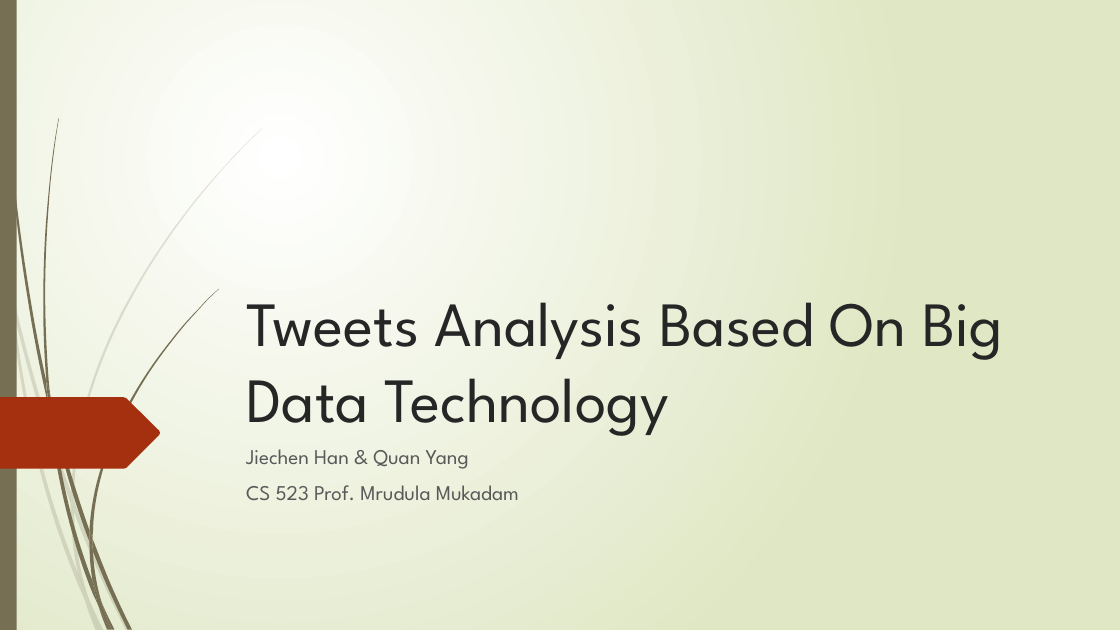
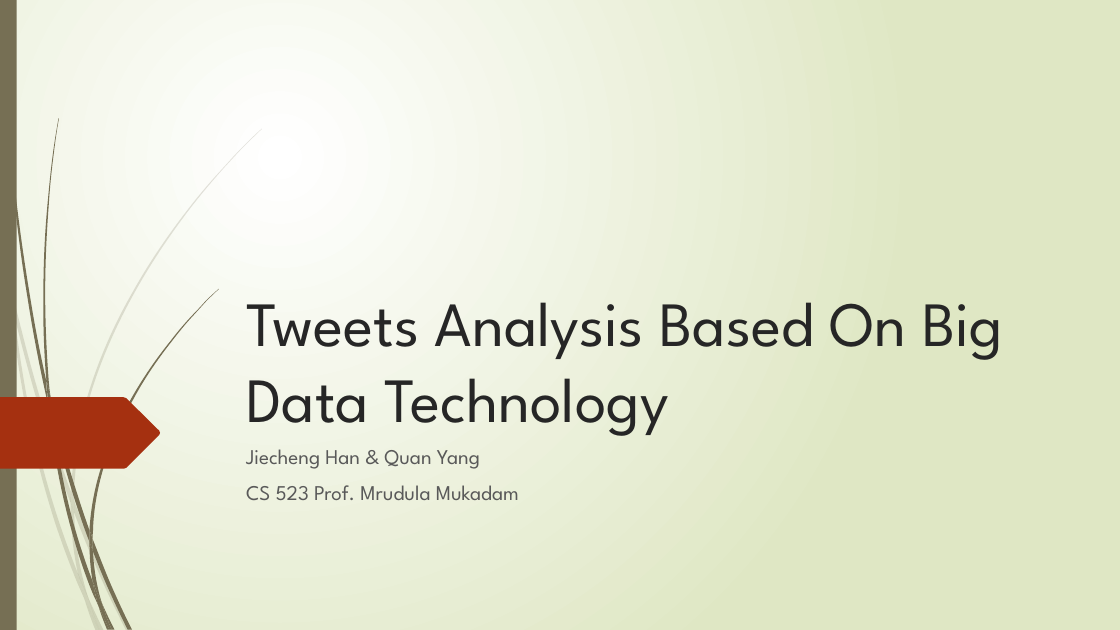
Before and after one commit to yangquan1982/cs523BDT, a slide deck: slide 1 of Docs/Tweets Analysis.pptx. Drawn at 1120x630 pixels with LibreOffice and Linux fonts; fonts in the diff are those of the drawing. Boxes give left, top, right and bottom in pixels: in the first picture for what was removed or moved away, otherwise in the second. Text is boxed around its words. In the diff, an @@ line names an element or a change of style, - is before the commit and + after.

```diff
--- a/Docs/Tweets Analysis.pptx
+++ b/Docs/Tweets Analysis.pptx
@@ subtitle at [246,449,480,469]: text changed @@
-Jiechen Han & Quan Yang
+Jiecheng Han & Quan Yang
```
Also in this commit, not shown: 3 other files.
